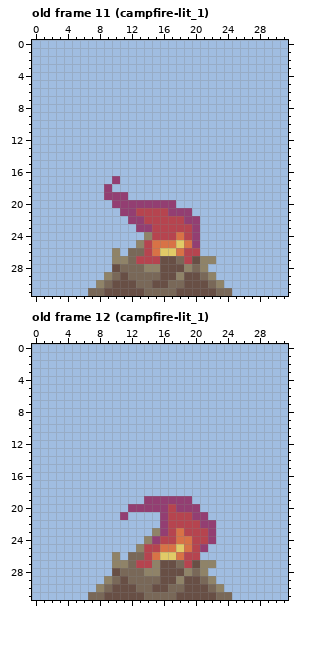
One commit to this pixel-art file: aseprite/campfire.aseprite. The picture above is the old version.
32x32 pixels, 19 frames. Shown: old frame 11 (campfire-lit_1), old frame 12 (campfire-lit_1). The commit also changed other frames, which this record leaves out.
After the commit:
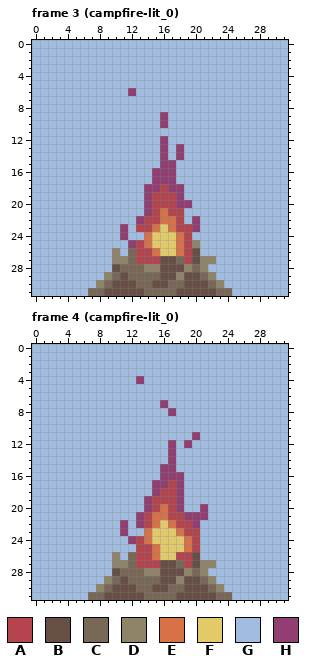
Palette (. is transparent): A #b6444f  B #684f45  C #796858  D #8f8368  E #d87246  F #e1ca67  G #a0bde1  H #933e72
A new or re-ordered frame is compared with the old frame closest to it.
What changed:
frames 19 -> 42
--- frame 3 (campfire-lit_0) is new; against old frame 11 (campfire-lit_1), layer "fire Copy"
@@ x 7..22 @@
  5 GGGGGGGGGGGGGGGG
- 6 GGGGGGGGGGGGGGGG
+ 6 GGGGGHGGGGGGGGGG
  7 GGGGGGGGGGGGGGGG
  8 GGGGGGGGGGGGGGGG
- 9 GGGGGGGGGGGGGGGG
-10 GGGGGGGGGGGGGGGG
+ 9 GGGGGGGGGHGGGGGG
+10 GGGGGGGGGHGGGGGG
 11 GGGGGGGGGGGGGGGG
-12 GGGGGGGGGGGGGGGG
-13 GGGGGGGGGGGGGGGG
-14 GGGGGGGGGGGGGGGG
-15 GGGGGGGGGGGGGGGG
-16 GGGGGGGGGGGGGGGG
-17 GGGHGGGGGGGGGGGG
-18 GGHGGGGGGGGGGGGG
-19 GGHHHGGGGGGGGGGG
-20 GGGHHHHHHHHGGGGG
-21 GGGGHHAAAAHHHGGG
-22 GGGGGHHAAAAAHHGG
-23 GGGGGGHHAAAAAHGG
-24 GGGGGGGDAAAEAHGG
-25 GGGGGGDAEEEFEHGG
-26 GGGDGCCAEFFEAAGG
+12 GGGGGGGGGHGGGGGG
+13 GGGGGGGGGHGHGGGG
+14 GGGGGGGGGHGHGGGG
+15 GGGGGGGGGHHGGGGG
+16 GGGGGGGGHHHGGGGG
+17 GGGGGGGGHHHGGGGG
+18 GGGGGGGHHAHHGGGG
+19 GGGGGGGHAAAHGGGG
+20 GGGGGGGHAAAHHGGG
+21 GGGGGGGHAEAAGGGG
+22 GGGGGGHAAEEAGHGG
+23 GGGGHGAAEFEAAHGG
+24 GGGGHGGEFFFEAGGG
+25 GGGGGHAEFFFEADGG
+26 GGGDGCAAEFFEABGG
 27 GGGDDCAAABBCABDD
--- frame 4 (campfire-lit_0) is new; against old frame 12 (campfire-lit_1), layer "fire Copy"
@@ x 9..24 @@
  3 GGGGGGGGGGGGGGGG
- 4 GGGGGGGGGGGGGGGG
+ 4 GGGGHGGGGGGGGGGG
  5 GGGGGGGGGGGGGGGG
  6 GGGGGGGGGGGGGGGG
- 7 GGGGGGGGGGGGGGGG
- 8 GGGGGGGGGGGGGGGG
+ 7 GGGGGGGHGGGGGGGG
+ 8 GGGGGGGGHGGGGGGG
  9 GGGGGGGGGGGGGGGG
 10 GGGGGGGGGGGGGGGG
-11 GGGGGGGGGGGGGGGG
-12 GGGGGGGGGGGGGGGG
-13 GGGGGGGGGGGGGGGG
-14 GGGGGGGGGGGGGGGG
-15 GGGGGGGGGGGGGGGG
-16 GGGGGGGGGGGGGGGG
-17 GGGGGGGGGGGGGGGG
-18 GGGGGGGGGGGGGGGG
-19 GGGGGHHHHHHGGGGG
-20 GGGHHHHHAHHHGGGG
-21 GGHGGGGHAAAHHGGG
-22 GGGGGGGHAAAAHHGG
-23 GGGGGGDHAEAAAHGG
-24 GGGGGDHAAEEAAHGG
-25 GGGGDAAEEFEAHGGG
-26 GDGCCAEFFEAAGGGG
-27 GDDCAADBBCABDDGG
+11 GGGGGGGGGGGHGGGG
+12 GGGGGGGGHGHGGGGG
+13 GGGGGGGGHGGGGGGG
+14 GGGGGGGGHGGGGGGG
+15 GGGGGGGHHGGGGGGG
+16 GGGGGGGHHHGGGGGG
+17 GGGGGGHHAHGGGGGG
+18 GGGGGGHAAHGGGGGG
+19 GGGGGHAAAHGGGGGG
+20 GGGGGHAEAHGGHGGG
+21 GGGGHAEEAAHHHGGG
+22 GGHGHAEFEAAHGGGG
+23 GGHGGEFFFEAAGGGG
+24 GGGHAEFFFFEAGGGG
+25 GGGGAAEFFFEAGGGG
+26 GDGCAAEFFAABGGGG
+27 GDDCAAABBCABDDGG
 28 GBCCCDDBBBDCDGGG
Where, in picture pixels (left, top, right, bottom), the same in both pictures:
changed: (104, 88, 200, 256)
changed: (120, 376, 216, 568)
